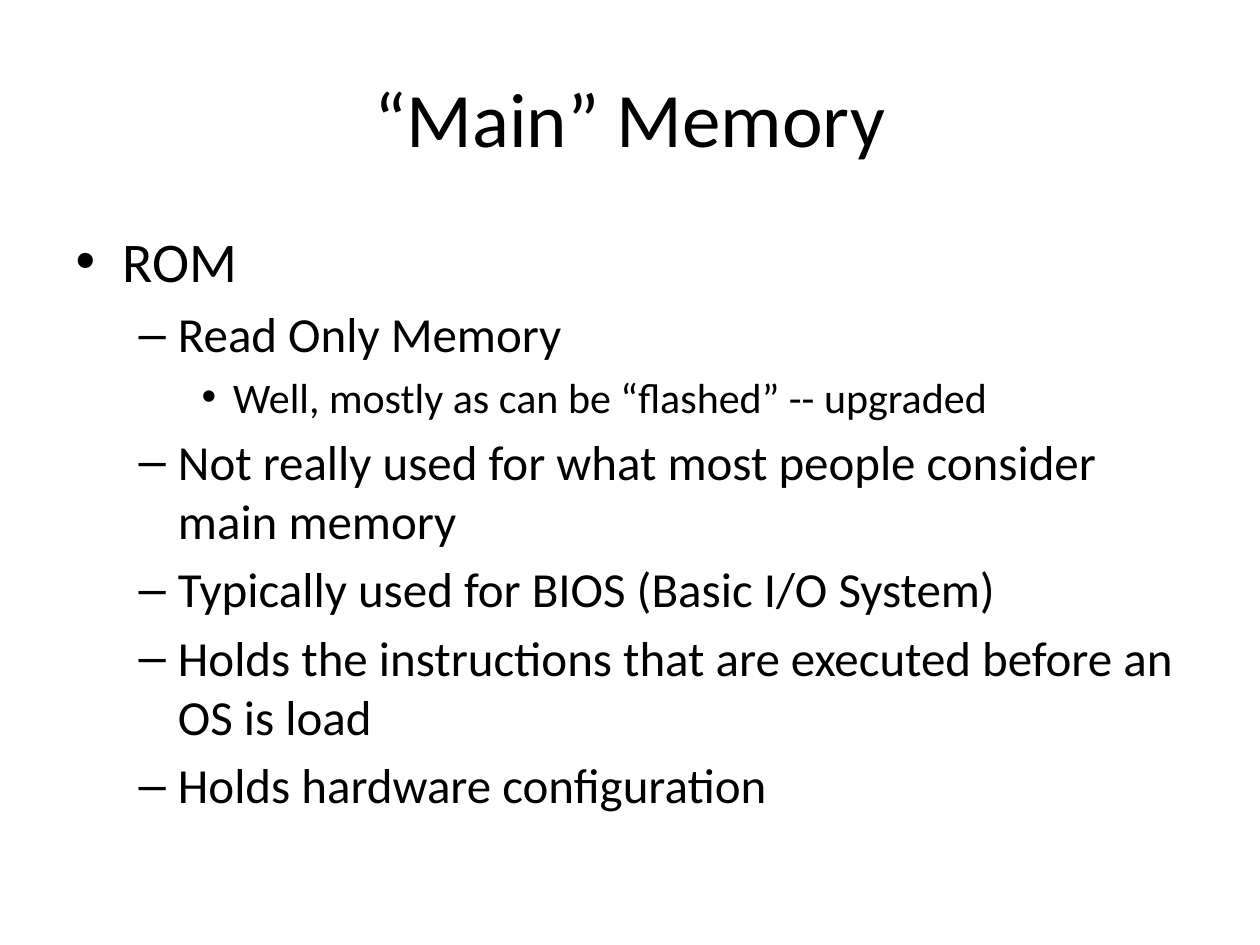
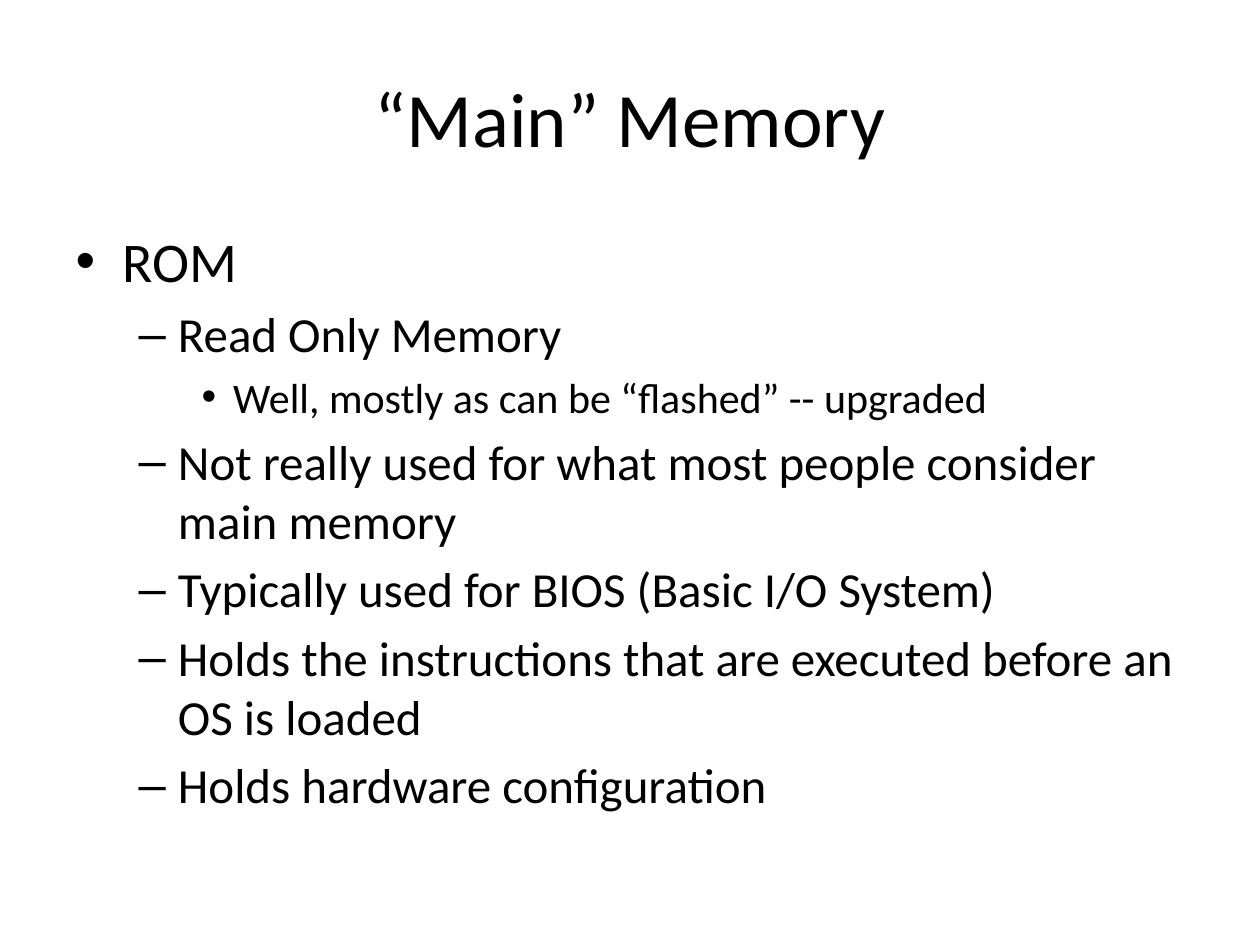
Before and after one commit to ivogeorg/cs1030, a slide deck: slide 4 of slides-steve/Chapter 04.pptx. Drawn at 1260x945 pixels with LibreOffice and Linux fonts; fonts in the diff are those of the drawing; background and template pictures are left out. Boxes give left, top, right and bottom in pixels: in the first picture for what was removed or moved away, otherwise in the second. Text is boxed around its words. In the diff, an @@ line names an element or a change of style, - is before the commit and + after.

```diff
--- a/slides-steve/Chapter 04.pptx
+++ b/slides-steve/Chapter 04.pptx
@@ text at (178,642,1172,736): text changed @@
-  – Holds the instructions that are executed before an OS is load
+  – Holds the instructions that are executed before an OS is loaded
```
Also in this commit, not shown: 13 other slides changed, 5 other files.
